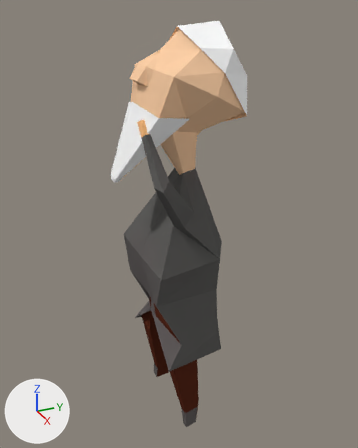
Renders of the Blender file TheOvercoat/Assets/Models(blend)/Karakterler/armature1.blend from each side of a commit.
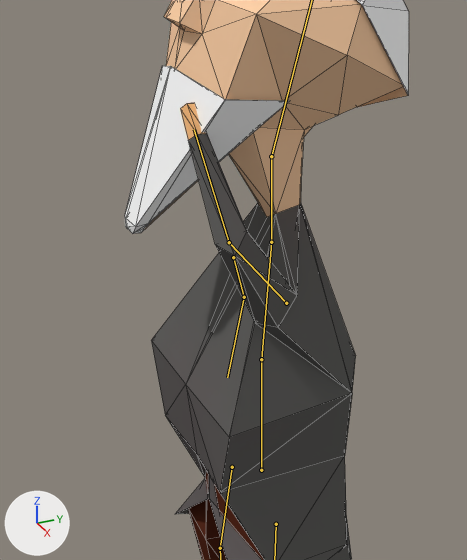
Each version appears first whole from a 50 mm camera at (1.894, -0.789, 1.96) aimed at (-0.035, 0.079, 0.996), and next in a close-up on the part from 14% to 77% of the width and 16% to 76% of the height. Arrows for +X, +Y and +Z are at lower left; the lights stay in place. Both versions are drawn at frame 67 of the action 'Drink'; the numbers are the values there. The bones that bend it are drawn over the model as lines in the close-ups. The close-ups show mesh edges as thin lines.
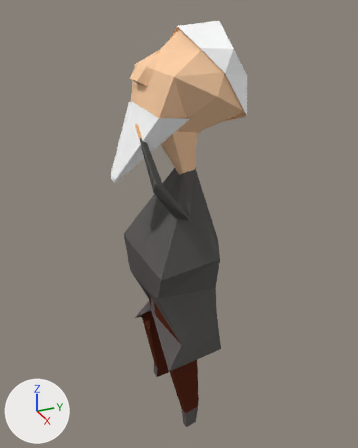
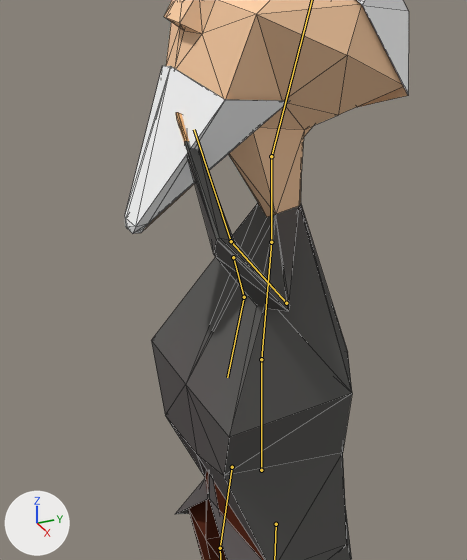
Boxes [x1, y1, x2, y2] around the edits, measured in the close-ups (467 x 560 px):
'Cube.000', posed
    both: [125, 0, 409, 560]

What the commit changed:
Bone 'ArmIK.R' (bone_armik_r) moves from (0.994, -0.041, -1.042) to (0.972, -0.805, -1.033).
